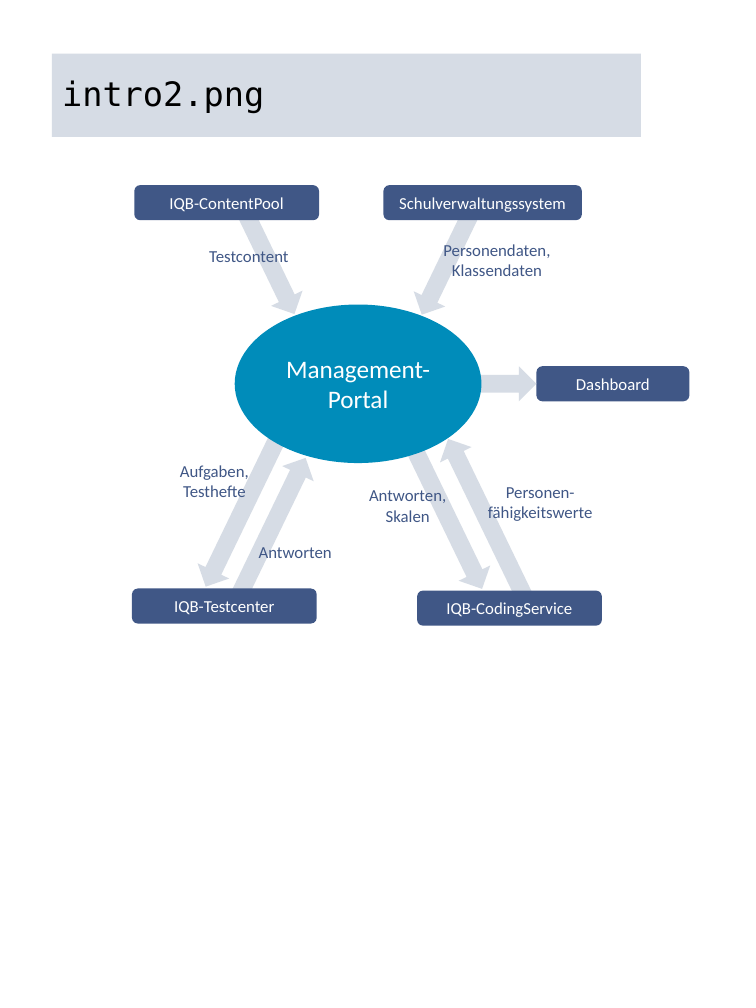
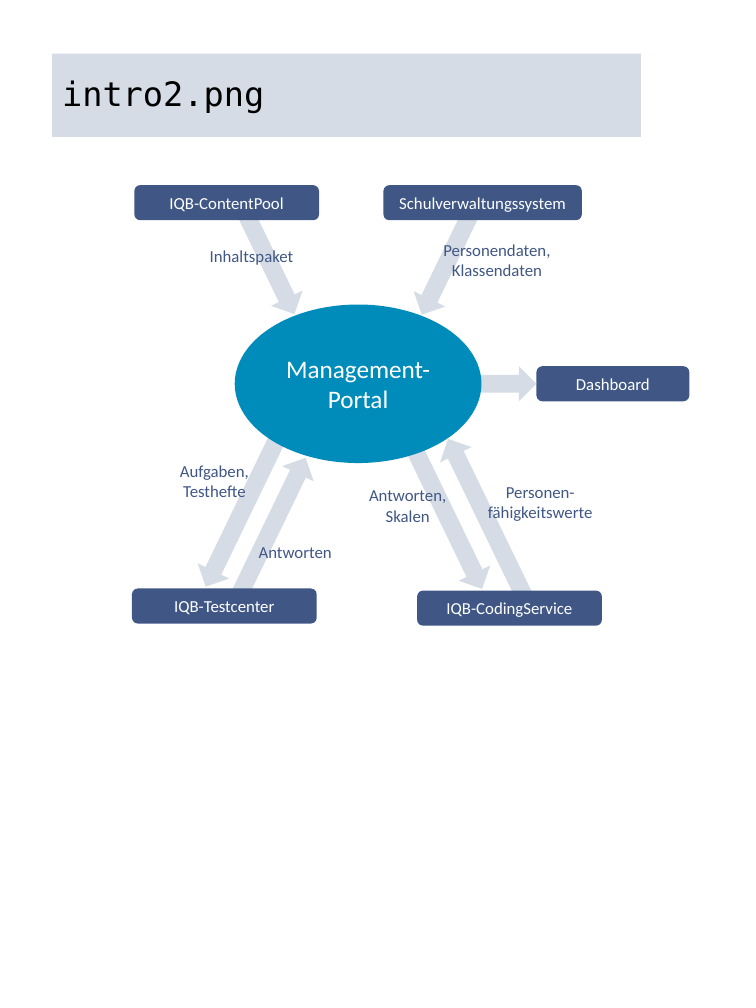
Before and after one commit to iqb-berlin/rising-stars, a slide deck: slide 3 of assets/figures.pptx. Drawn at 756x1008 pixels with LibreOffice and Linux fonts; fonts in the diff are those of the drawing. Boxes give left, top, right and bottom in pixels: in the first picture for what was removed or moved away, otherwise in the second. Text is boxed around its words. In the diff, an @@ line names an element or a change of style, - is before the commit and + after.

Commit message:
Update intro

```diff
--- a/assets/figures.pptx
+++ b/assets/figures.pptx
@@ text at <box>210,250,294,265</box>: text changed @@
-Testcontent
+Inhaltspaket
```
Also in this commit, not shown: 3 other slides changed, 5 other files.
